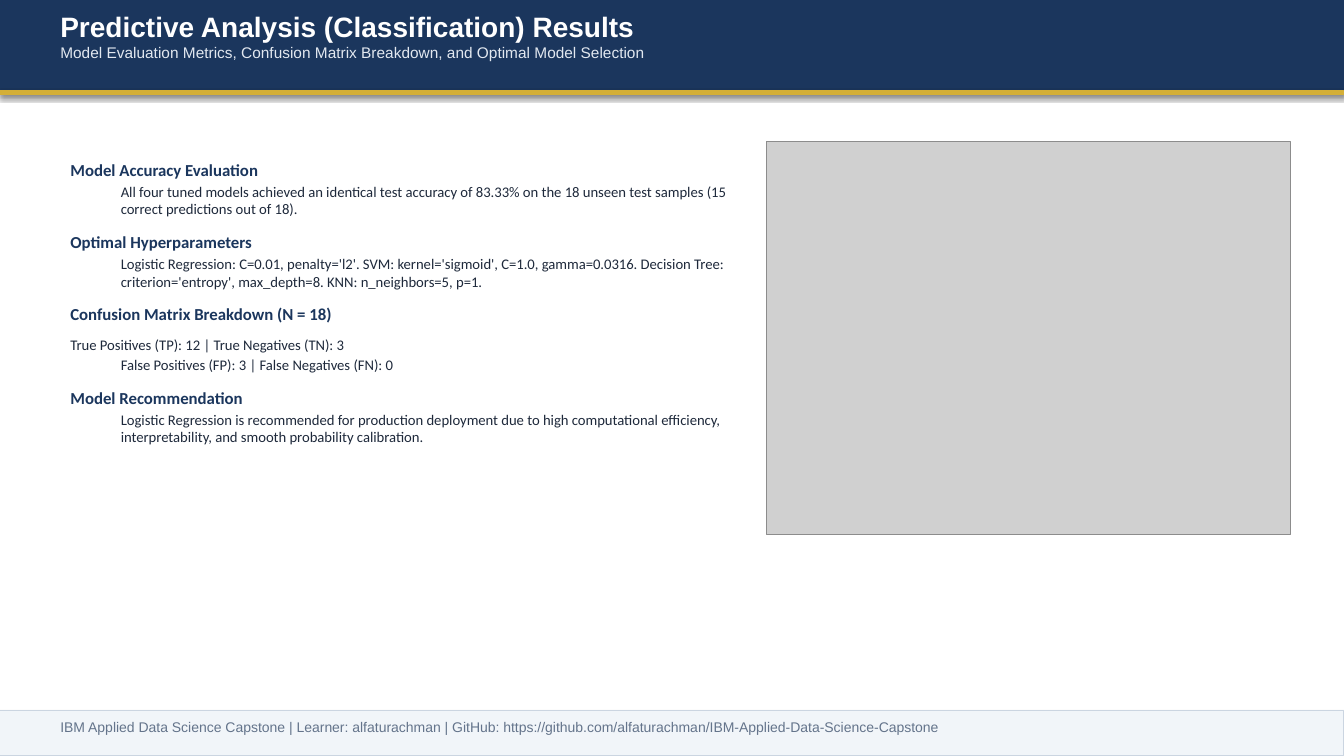
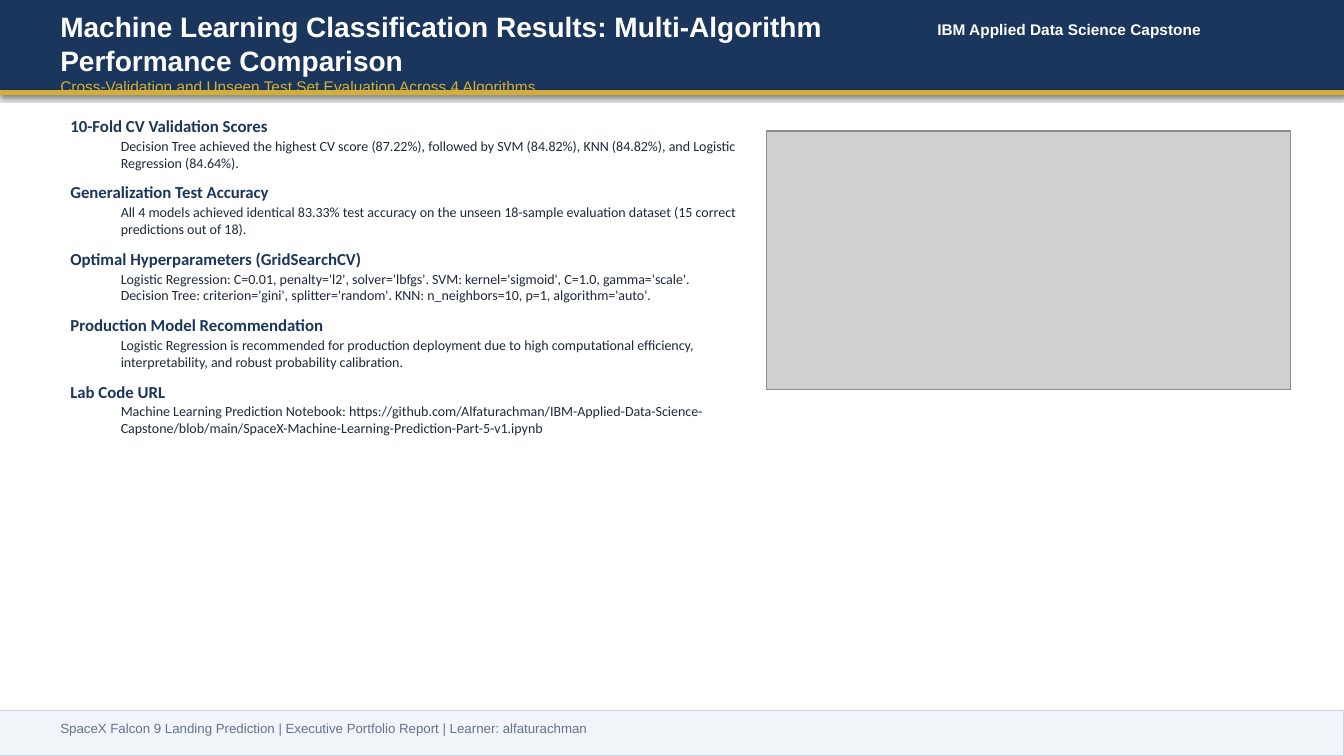
Before and after one commit to Alfaturachman/IBM-Applied-Data-Science-Capstone, a slide deck: slide 15 of Data Science Capstone Project Report.pptx. Drawn at 1344x756 pixels with LibreOffice and Linux fonts; fonts in the diff are those of the drawing; grey boxes stand for pictures. Boxes give left, top, right and bottom in pixels: in the first picture for what was removed or moved away, otherwise in the second. Text is boxed around its words. In the diff, an @@ line names an element or a change of style, - is before the commit and + after.

```diff
--- a/Data Science Capstone Project Report.pptx
+++ b/Data Science Capstone Project Report.pptx
@@ text at <box>60,16,821,96</box>: text changed; size 11 to 20 pt; text colour #E2E8F0 to #FFFFFF; bold on @@
-Predictive Analysis (Classification) Results
-Model Evaluation Metrics, Confusion Matrix Breakdown, and Optimal Model Selection
+Machine Learning Classification Results: Multi-Algorithm Performance Comparison
+Cross-Validation and Unseen Test Set Evaluation Across 4 Algorithms
@@ text added at <box>937,23,1200,39</box>, 11 pt, text #FFFFFF, bold @@
+IBM Applied Data Science Capstone
@@ text at <box>70,120,736,436</box>: text changed; size 10.5 to 10 pt @@
-Model Accuracy Evaluation
-  All four tuned models achieved an identical test accuracy of 83.33% on the 18 unseen test samples (15 correct predictions out of 18).
-Optimal Hyperparameters
-  Logistic Regression: C=0.01, penalty='l2'. SVM: kernel='sigmoid', C=1.0, gamma=0.0316. Decision Tree: criterion='entropy', max_depth=8. KNN: n_neighbors=5, p=1.
-Confusion Matrix Breakdown (N = 18)
-  True Positives (TP): 12 | True Negatives (TN): 3
-  False Positives (FP): 3 | False Negatives (FN): 0
-Model Recommendation
-  Logistic Regression is recommended for production deployment due to high computational efficiency, interpretability, and smooth probability calibration.
+10-Fold CV Validation Scores
+  Decision Tree achieved the highest CV score (87.22%), followed by SVM (84.82%), KNN (84.82%), and Logistic Regression (84.64%).
+Generalization Test Accuracy
+  All 4 models achieved identical 83.33% test accuracy on the unseen 18-sample evaluation dataset (15 correct predictions out of 18).
+Optimal Hyperparameters (GridSearchCV)
+  Logistic Regression: C=0.01, penalty='l2', solver='lbfgs'. SVM: kernel='sigmoid', C=1.0, gamma='scale'. Decision Tree: criterion='gini', splitter='random'. KNN: n_neighbors=10, p=1, algorithm='auto'.
+Production Model Recommendation
+  Logistic Regression is recommended for production deployment due to high computational efficiency, interpretability, and robust probability calibration.
+Lab Code URL
+  Machine Learning Prediction Notebook: https://github.com/Alfaturachman/IBM-Applied-Data-Science-Capstone/blob/main/SpaceX-Machine-Learning-Prediction-Part-5-v1.ipynb
@@ picture: place and size @@
-picture at <box>766,141,1291,534</box>
+picture at <box>766,131,1291,390</box>
@@ text removed at <box>60,722,938,735</box> @@
-IBM Applied Data Science Capstone | Learner: alfaturachman | GitHub: https://github.com/alfaturachman/IBM-Applied-Data-Science-Capstone
@@ text added at <box>60,723,587,736</box>, 9.5 pt, text #64748B @@
+SpaceX Falcon 9 Landing Prediction | Executive Portfolio Report | Learner: alfaturachman
```
Also in this commit, not shown: 12 other slides changed, 5 slides added, 4 slides removed, 14 other files.
